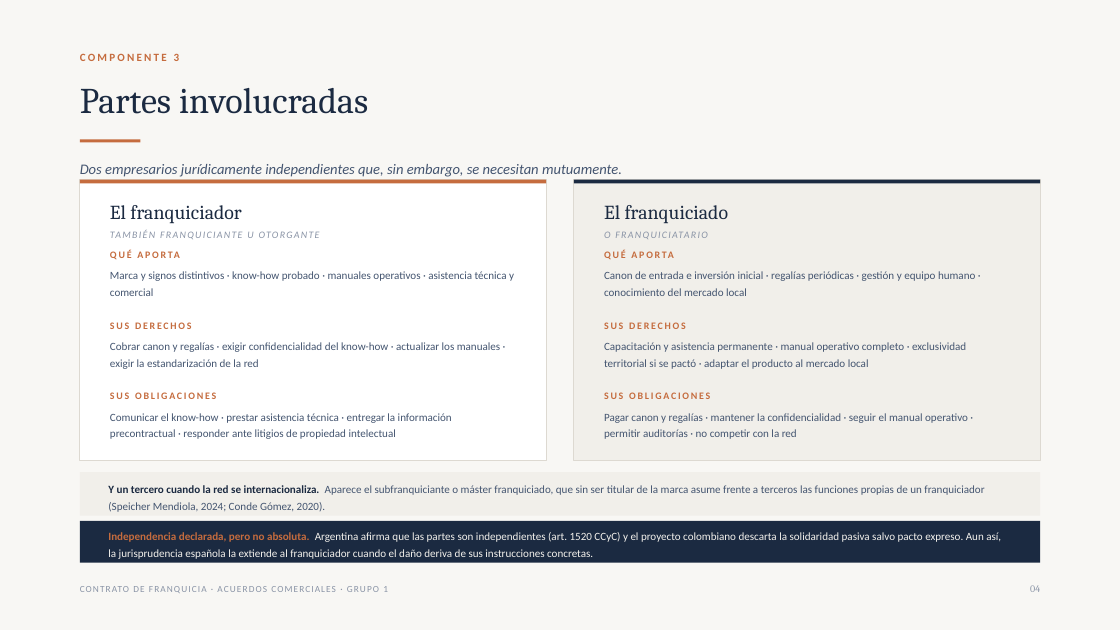
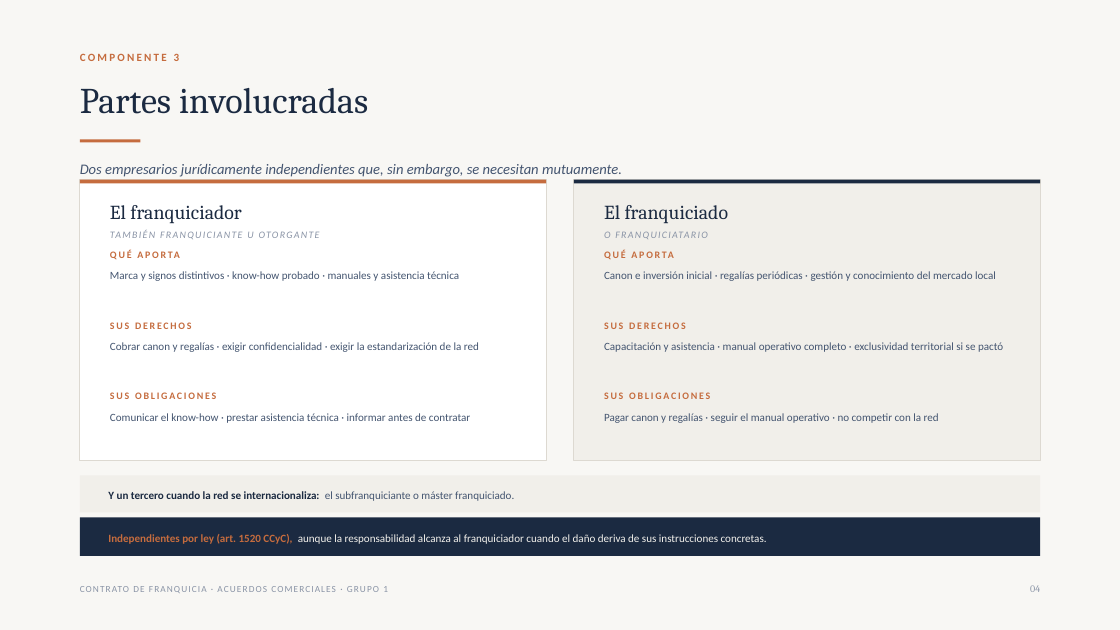
Before and after one commit to loqueiraop/hola, a slide deck: slide 4 of Contrato de Franquicia - Grupo 1.pptx. Drawn at 1120x630 pixels with LibreOffice and Linux fonts; fonts in the diff are those of the drawing. Boxes give left, top, right and bottom in pixels: in the first picture for what was removed or moved away, otherwise in the second. Text is boxed around its words. In the diff, an @@ line names an element or a change of style, - is before the commit and + after.

```diff
--- a/Contrato de Franquicia - Grupo 1.pptx
+++ b/Contrato de Franquicia - Grupo 1.pptx
@@ text at [110,271,459,281]: text changed @@
-Marca y signos distintivos · know-how probado · manuales operativos · asistencia técnica y comercial
+Marca y signos distintivos · know-how probado · manuales y asistencia técnica
@@ text at [604,271,996,281]: text changed @@
-Canon de entrada e inversión inicial · regalías periódicas · gestión y equipo humano · conocimiento del mercado local
+Canon e inversión inicial · regalías periódicas · gestión y conocimiento del mercado local
@@ text at [110,342,479,352]: text changed @@
-Cobrar canon y regalías · exigir confidencialidad del know-how · actualizar los manuales · exigir la estandarización de la red
+Cobrar canon y regalías · exigir confidencialidad · exigir la estandarización de la red
@@ text at [604,342,1003,352]: text changed @@
-Capacitación y asistencia permanente · manual operativo completo · exclusividad territorial si se pactó · adaptar el producto al mercado local
+Capacitación y asistencia · manual operativo completo · exclusividad territorial si se pactó
@@ text at [110,413,470,423]: text changed @@
-Comunicar el know-how · prestar asistencia técnica · entregar la información precontractual · responder ante litigios de propiedad intelectual
+Comunicar el know-how · prestar asistencia técnica · informar antes de contratar
@@ text at [604,413,939,423]: text changed @@
-Pagar canon y regalías · mantener la confidencialidad · seguir el manual operativo · permitir auditorías · no competir con la red
+Pagar canon y regalías · seguir el manual operativo · no competir con la red
@@ rectangle: place and size @@
-rectangle at [80,472,1040,516]
+rectangle at [80,476,1040,513]
@@ text "Y un tercero cuando la ..." at [108,491,514,501]: vertical alignment top to middle @@
@@ text at [108,491,514,501]: text changed; text colour #445570 to #1B2A41; bold on @@
-Y un tercero cuando la red se internacionaliza. Aparece el subfranquiciante o máster franquiciado, que sin ser titular de la marca asume frente a terceros las funciones propias de un franquiciador (Speicher Mendiola, 2024; Conde Gómez, 2020).
+Y un tercero cuando la red se internacionaliza: el subfranquiciante o máster franquiciado.
@@ rectangle: place and size @@
-rectangle at [80,521,1040,563]
+rectangle at [80,518,1040,556]
@@ text "Independientes por ley (art. 1520 ..." at [108,534,767,544]: vertical alignment top to middle @@
@@ text at [108,534,767,544]: text changed @@
-Independencia declarada, pero no absoluta. Argentina afirma que las partes son independientes (art. 1520 CCyC) y el proyecto colombiano descarta la solidaridad pasiva salvo pacto expreso. Aun así, la jurisprudencia española la extiende al franquiciador cuando el daño deriva de sus instrucciones concretas.
+Independientes por ley (art. 1520 CCyC), aunque la responsabilidad alcanza al franquiciador cuando el daño deriva de sus instrucciones concretas.
```
Also in this commit, not shown: 4 other slides changed, 1 other file.
